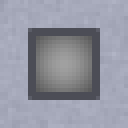
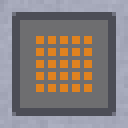
Layered file, before and after one edit (128x128). Changes by layer:
hid "interface" over 32, 32, 96, 96
added layer "dataport" above "big" over 16, 16, 112, 112
hid "big" over 32, 32, 96, 96
